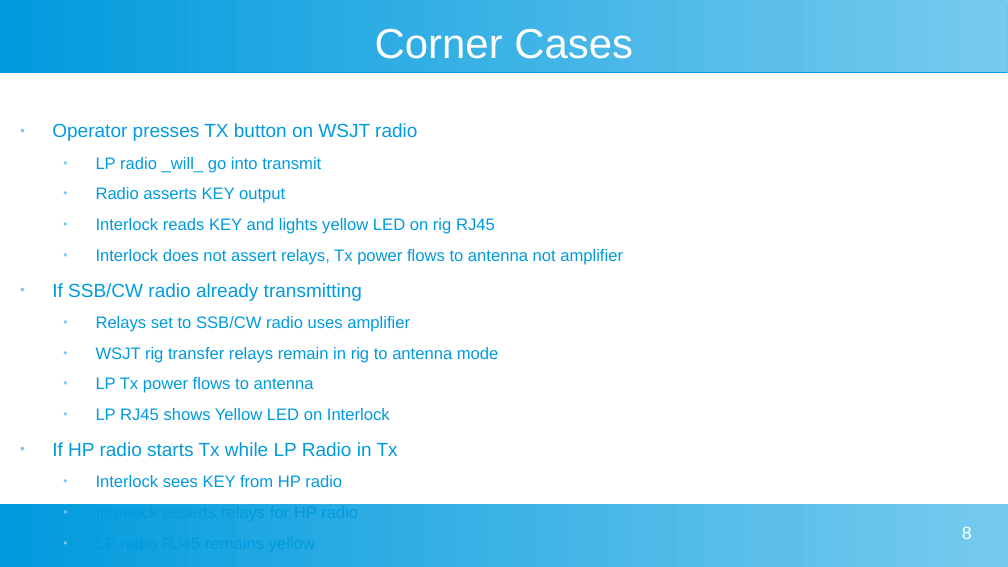
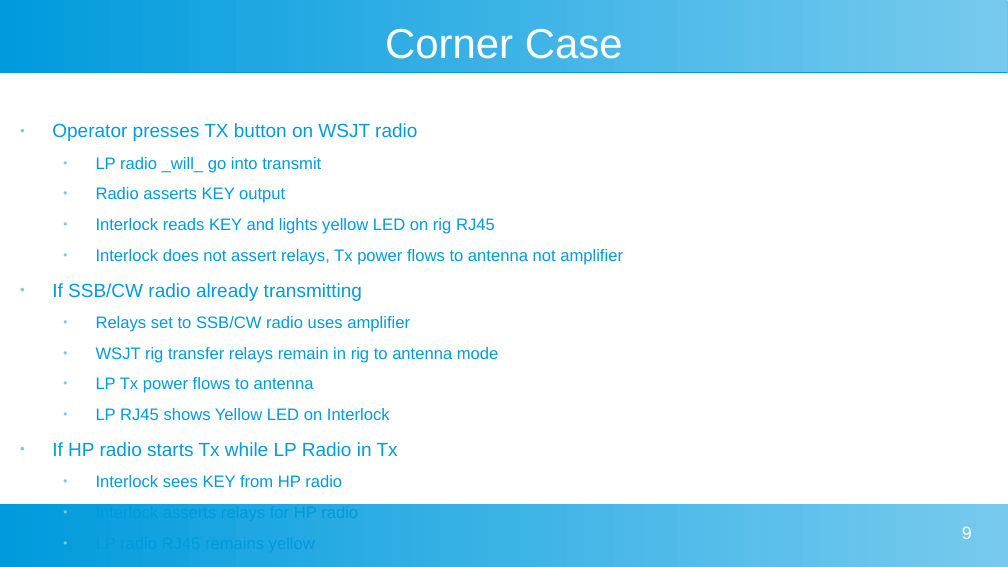
Before and after one commit to wa1hco/SO4R_Interlock, a slide deck: slide 9 of SO4R_Interlock.odp (slide 8 before the commit). Drawn at 1008x567 pixels with LibreOffice and Linux fonts; fonts in the diff are those of the drawing. Boxes give left, top, right and bottom in pixels: in the first picture for what was removed or moved away, otherwise in the second. Text is boxed around its words. In the diff, an @@ line names an element or a change of style, - is before the commit and + after.

```diff
--- a/SO4R_Interlock.odp
+++ b/SO4R_Interlock.odp
@@ title at [385, 29, 623, 59]: text changed @@
-Corner Cases
+Corner Case
@@ page number at [962, 526, 972, 539]: text changed @@
-8
+9
```
Also in this commit, not shown: 7 other slides changed, 1 slide added, 1 slide removed, 2 other files.
